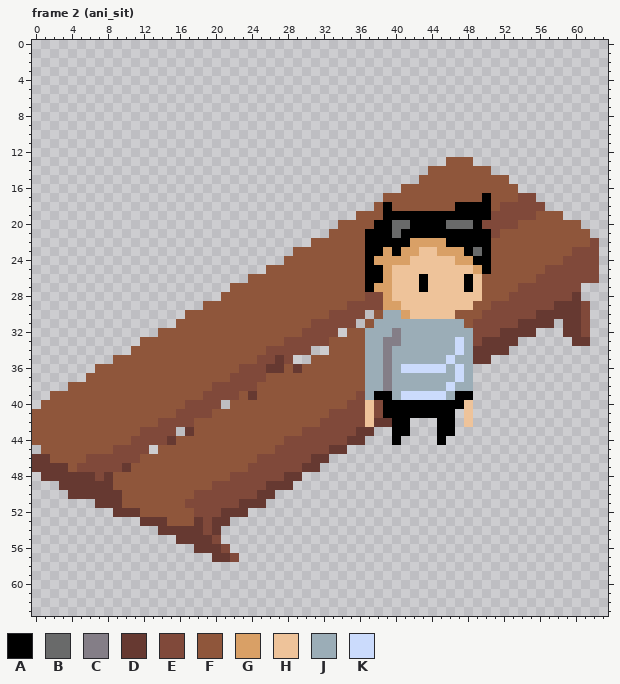
Pixel-art file, stored at Assets/Arts/new4761/kidplay/ase/chair1.aseprite. Above is the file before it was changed.
64x64 pixels, 8 frames. Shown: frame 2 (ani_sit). The commit also changed other frames, which this record leaves out.
Visible layers, top first: "Layer 9", "Group 1/Layer 6", "Layer 1".
Palette (. is transparent): A #000000  B #696a6a  C #847e87  D #663931  E #80493a  F #8f563b  G #d9a066  H #eec39a  J #9badb7  K #cbdbfc
Pixels before, frame 2 (ani_sit) (only the part around the change), first column x 0:
 0 ................................................................
 1 ................................................................
 2 ................................................................
 3 ................................................................
 4 ................................................................
 5 ................................................................
 6 ................................................................
 7 ................................................................
 8 ................................................................
 9 ................................................................
10 ................................................................
11 ................................................................
12 ................................................................
13 ..............................................FFF...............
14 ............................................FFFFFFF.............
15 ...........................................FFFFFFFFFF...........
16 .........................................FFFFFFFFFFFFF..........
17 .......................................FFFFFFFFFFFAFFFEE........
18 ......................................FAFFFFFFFAAAAFEEEEE.......
19 ....................................FFFAAAAAAAAAAAAEEEEEFFF.....
20 ..................................FFFFAABBAAAABBBAEEEEFFFFFFF...
21 .................................FFFFAAABAAAAAAAAAAEFFFFFFFFFF..
22 ...............................FFFFFFAAAAAGGGGAAAAAFFFFFFFFFFFE.
23 .............................FFFFFFFFAAGAGGHHGGGABAFFFFFFFFFEEE.
24 ............................FFFFFFFFFAGGGGHHHHHGGAAFFFFFFFFEEEE.
25 ..........................FFFFFFFFFFFAAGHHHHHHHHHGAFFFFFFEEEEEE.
26 ........................FFFFFFFFFFFFFAAGHHHAHHHHAHFFFFFFEEEEEEE.
27 ......................FFFFFFFFFFFFFFFAGGHHHAHHHHAHFFFFEEEEEEE...
28 .....................FFFFFFFFFFFFFFFFEEGHHHHHHHHHHFFFEEEEEEED...
29 ...................FFFFFFFFFFFFFFFFEEEEGGHHHHHHHHFFEEEEEEEDDDE..
30 .................FFFFFFFFFFFFFFFFEEEE.FJJGHHHHHFFFEEEEEEDDDDDE..
31 ................FFFFFFFFFFFFFFFEEEEE.FJJJJJJJJJJFEEEEEDDDD.DDE..
32 ..............FFFFFFFFFFFFFFFFEEEE.FFJJJCJJJJJJJJEEEDDDD...DDE..
33 ............FFFFFFFFFFFFFFFFEEEEEFFFFJJCCJJJJJJKJEDDDD......DD..
34 ...........FFFFFFFFFFFFFFFEEEEE..FFFFJJCJJJJJJJKJDDDD...........
35 .........FFFFFFFFFFFFFFFFEEDE..FFFFFFJJCJJJJJJKJJDD.............
36 .......FFFFFFFFFFFFFFFFEEEDDFDFFFFFFFJJCJKKKKKJKJ...............
37 ......FFFFFFFFFFFFFFFFEEEEFFFFFFFFFFFJJCJJJJJJJKJ...............
38 ....FFFFFFFFFFFFFFFFEEEEEFFFFFFFFFFFFJJCJJJJJJKJJ...............
39 ..FFFFFFFFFFFFFFFFFEEEEFDFFFFFFFFFFFEJAAJKKKKKJAA...............
40 .FFFFFFFFFFFFFFFFEEEE.FFFFFFFFFFFFFEEHEAAAAAAAAAH...............
41 FFFFFFFFFFFFFFFFEEEEFFFFFFFFFFFFFEEEEHEAAAAAAAA.H...............
42 FFFFFFFFFFFFFFEEEEFFFFFFFFFFFFFFEEEEEHDDAA...AA.H...............
43 FFFFFFFFFFFFEEEE.DFFFFFFFFFFFFEEEEEEDD..AA...AA.................
44 FFFFFFFFFFFEEEEDFFFFFFFFFFFFEEEEEEEDD...A....A..................
45 .FFFFFFFFEEEE.FFFFFFFFFFFFFEEEEEEDD.............................
46 DDFFFFEEEEEEFFFFFFFFFFFFFEEEEEEDD...............................
47 DDDDFEEEEEDFFFFFFFFFFFFFEEEEEEDD................................
48 .DDDDDDEDFFFFFFFFFFFFFEEEEEEDD..................................
49 ...DDDDDDFFFFFFFFFFFEEEEEEDDD...................................
50 ....DDDDDDFFFFFFFFEEEEEEEDD.....................................
51 .......DDDFFFFFFFEEEEEEDDD......................................
52 .........DDDFFFFFFEEEDDD........................................
53 ............DDDFFFDEDD..........................................
54 ..............DDDDDED...........................................
55 ................DDDDE...........................................
56 ..................DDDE..........................................
57 ....................DDE.........................................
58 ................................................................
59 ................................................................
60 ................................................................
Once edited:
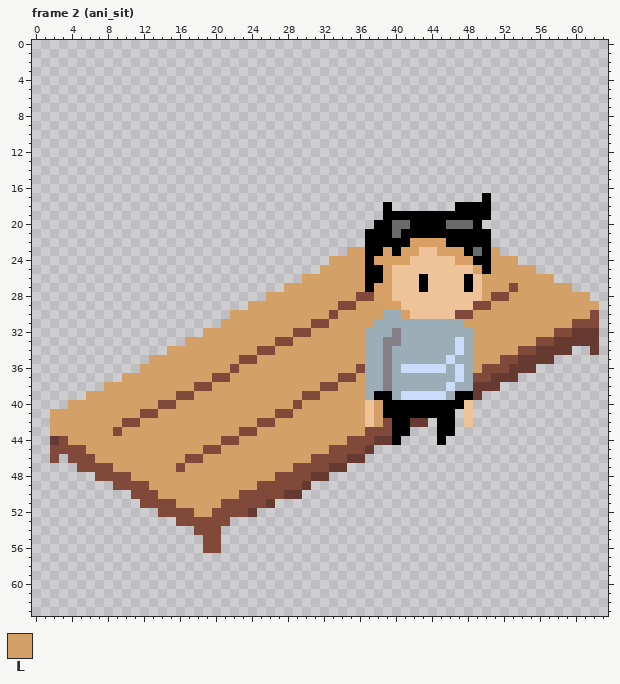
Colours new in this view: L #d3a068
Changes in this commit:
Changed rows in their new state; - is an unchanged pixel.
Frame 2 (ani_sit), layer "Group 1/Layer 6":
first column x 0:
13 ----------------------------------------------...--------------
14 --------------------------------------------.......------------
15 -------------------------------------------..........----------
16 -----------------------------------------.............---------
17 ---------------------------------------...........-.....-------
18 --------------------------------------.-.......----......------
19 ------------------------------------...------------........----
20 ----------------------------------....------------...........--
21 ---------------------------------....--------------...........-
22 -------------------------------......--------------............
23 -----------------------------......LL--------------L...........
24 ----------------------------.....LLLL--------------LLL.........
25 --------------------------......LLLLL--------------LLLLL.......
26 ------------------------......LLLLLLL-------------LLLLLLLL.....
27 ----------------------......LLLLLLLLL-------------LLLELLLLLL.--
28 ---------------------.....LLLLLLLLLLE-L-----------LEELLLLLLLLL-
29 -------------------.....LLLLLLLLLLE-LLL----------EELLLLLLLLLLLL
30 -----------------.....LLLLLLLLLLL-LLLLL--------EELLLLLLLLLLLLLE
31 ----------------.....LLLLLLLLLL--LLLLL----------LLLLLLLLLLLLE-E
32 --------------.....LLLLLLLLLLE-LLLLLL------------LLLLLLLLLEE-DD
33 ------------.....LLLLLLLLLLE-LLLLLLLL------------LLLLLLLEEDD--D
34 -----------....LLLLLLLLLLE-LLLLLLLLLL------------LLLLLEEDDDD--D
35 ---------....LLLLLLLLLLEELLLLLLLLLLLL------------LLLEEDDDD-----
36 -------.....LLLLLLLLLLELLLLLLLLLLLLLE------------LEEEDDD-------
37 ------....LLLLLLLLLLEELLLLLLLLLLLLEEL------------EEDDD---------
38 ----....LLLLLLLLLLEELLLLLLLLLLLLEELLL------------DDD-----------
39 --....LLLLLLLLLLEELLLLLLLLLLLLEELLLLL------------D-------------
40 -...LLLLLLLLLLEELLLLLLLLLLLLLELLLLLLL-L------------------------
41 ..LLLLLLLLLLEELLLLLLLLLLLLLEELLLLLLLL-L------------------------
42 ..LLLLLLLLEELLLLLLLLLLLLLEELLLLLLLLLL-LE--DD-------------------
43 ..LLLLLLLELLLLLLLLLLLLLEELLLLLLLLLLLLEEE-----------------------
44 ..DELLLLLLLLLLLLLLLLLEELLLLLLLLLLLLEEEDD-----------------------
45 -.EEEELLLLLLLLLLLLLEELLLLLLLLLLLLEEEED-------------------------
46 ..E.EE-LLLLLLLLLLEELLLLLLLLLLLLEEEEDD--------------------------
47 .....----LLLLLLLELLLLLLLLLLLL-EEEDD----------------------------
48 -......-EEELLLLLLLLLLLLLLLL-EEEDD------------------------------
49 ---......EEEELLLLLLLLLLLL-EEEED--------------------------------
50 ----.......EEELLLLLLLLL--EEEDD---------------------------------
51 -------.....EEEELLLLL--EEED------------------------------------
52 ---------.....EEEELL-EEED--------------------------------------
53 ------------....EEE-EE-----------------------------------------
54 --------------....E-E------------------------------------------
55 ----------------...E-------------------------------------------
56 ------------------.EE.-----------------------------------------
57 --------------------...----------------------------------------
